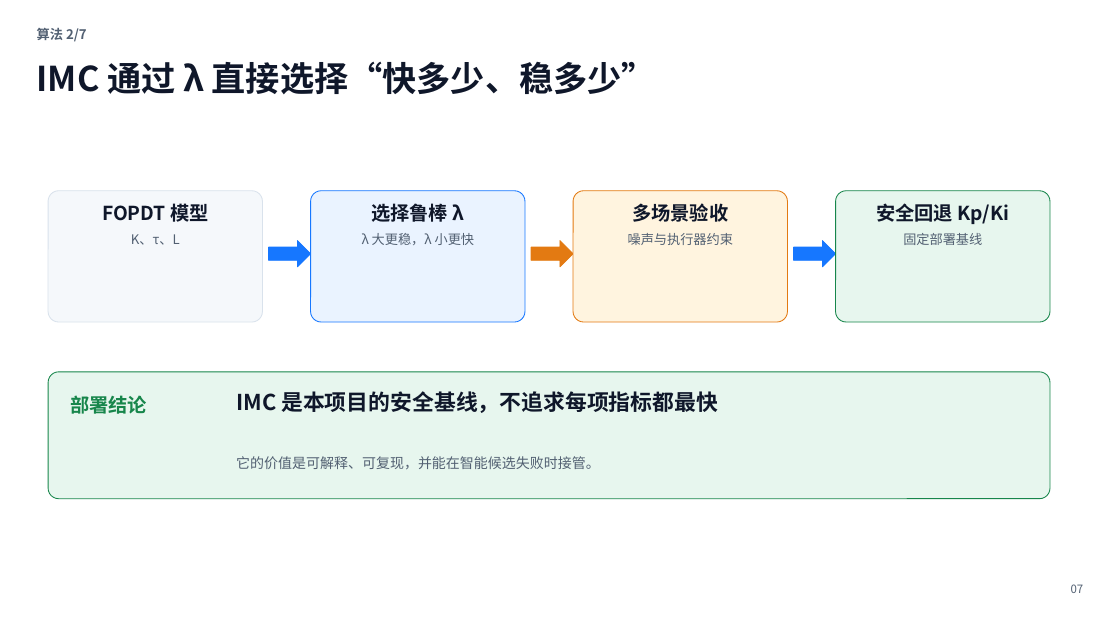
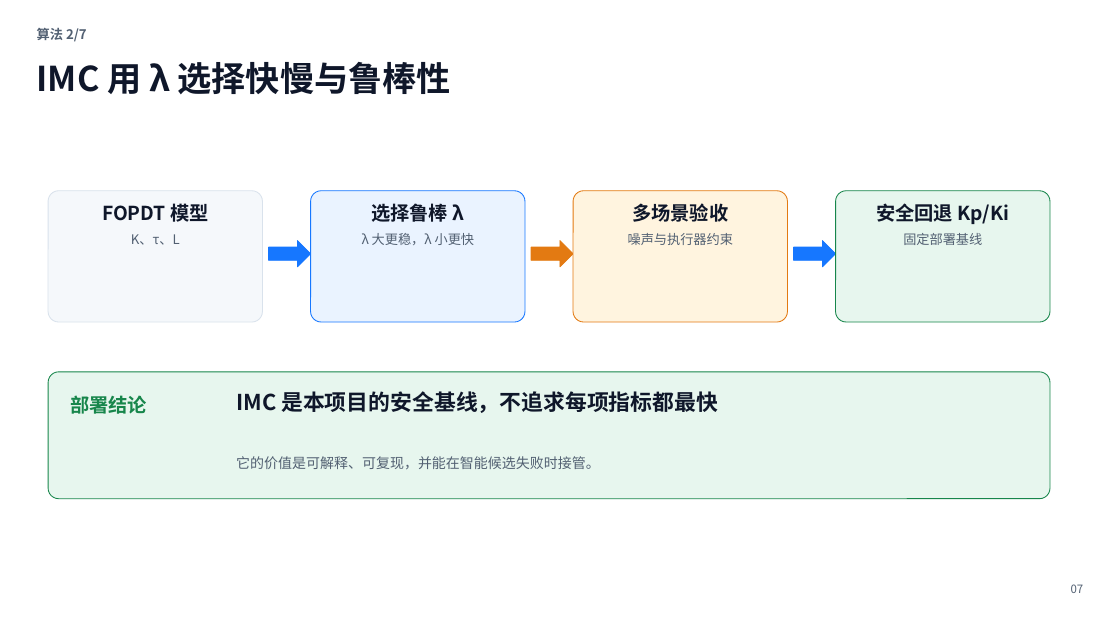
Before and after one commit to HlinForest/hvac-ai-pid-demo, a slide deck: slide 7 of outputs_embedded_demo/ESP32_七算法温度闭环_零基础教学.pptx. Drawn at 1120x630 pixels with LibreOffice and Linux fonts; fonts in the diff are those of the drawing. Boxes give left, top, right and bottom in pixels: in the first picture for what was removed or moved away, otherwise in the second. Text is boxed around its words. In the diff, an @@ line names an element or a change of style, - is before the commit and + after.

```diff
--- a/outputs_embedded_demo/ESP32_七算法温度闭环_零基础教学.pptx
+++ b/outputs_embedded_demo/ESP32_七算法温度闭环_零基础教学.pptx
@@ text at (37,62,451,94): text changed @@
-IMC 通过 λ 直接选择“快多少、稳多少”
+IMC 用 λ 选择快慢与鲁棒性
```
Also in this commit, not shown: 19 other slides changed, 24 other files.
